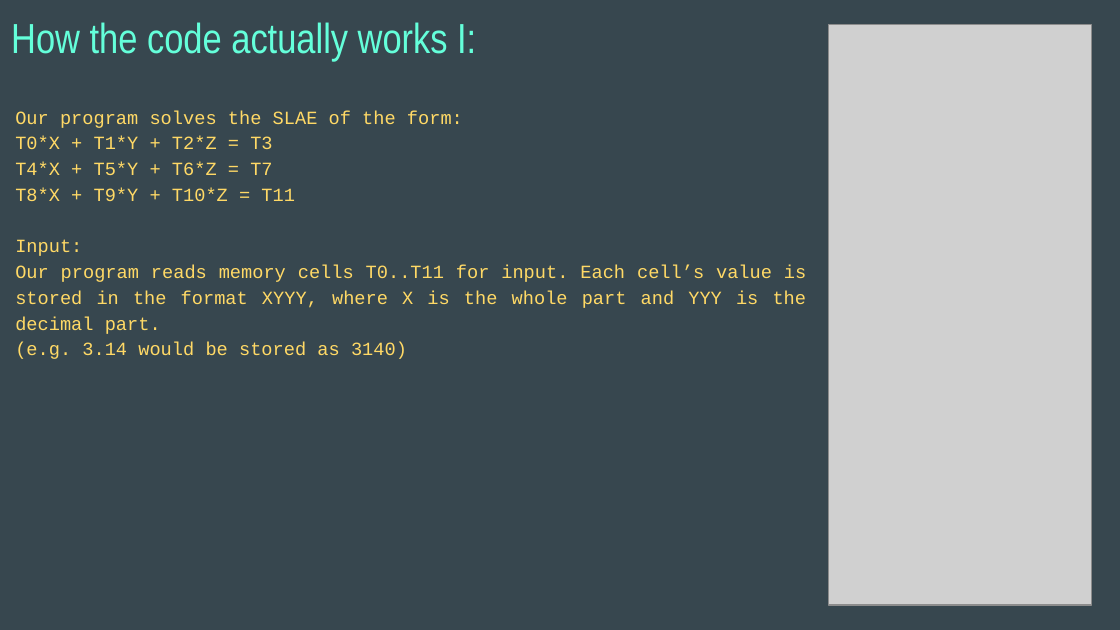
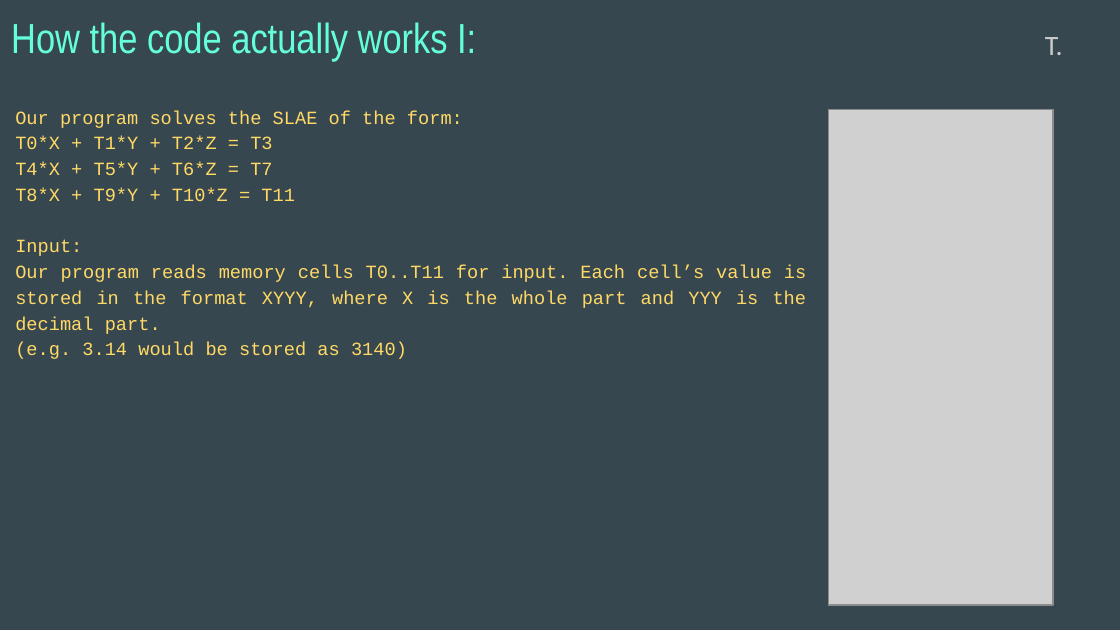
Before and after one commit to TTUlanov/CCSA-61931, a slide deck: slide 7 of TAS.pptx. Drawn at 1120x630 pixels with LibreOffice and Linux fonts; fonts in the diff are those of the drawing; grey boxes stand for pictures. Boxes give left, top, right and bottom in pixels: in the first picture for what was removed or moved away, otherwise in the second. Text is boxed around its words. In the diff, an @@ line names an element or a change of style, - is before the commit and + after.

```diff
--- a/TAS.pptx
+++ b/TAS.pptx
@@ text added at [1045, 37, 1063, 55], 18 pt, text #CACACA @@
+T.
@@ picture: place and size @@
-picture at [829, 25, 1091, 605]
+picture at [829, 110, 1053, 605]
```
Also in this commit, not shown: 9 other slides changed.
